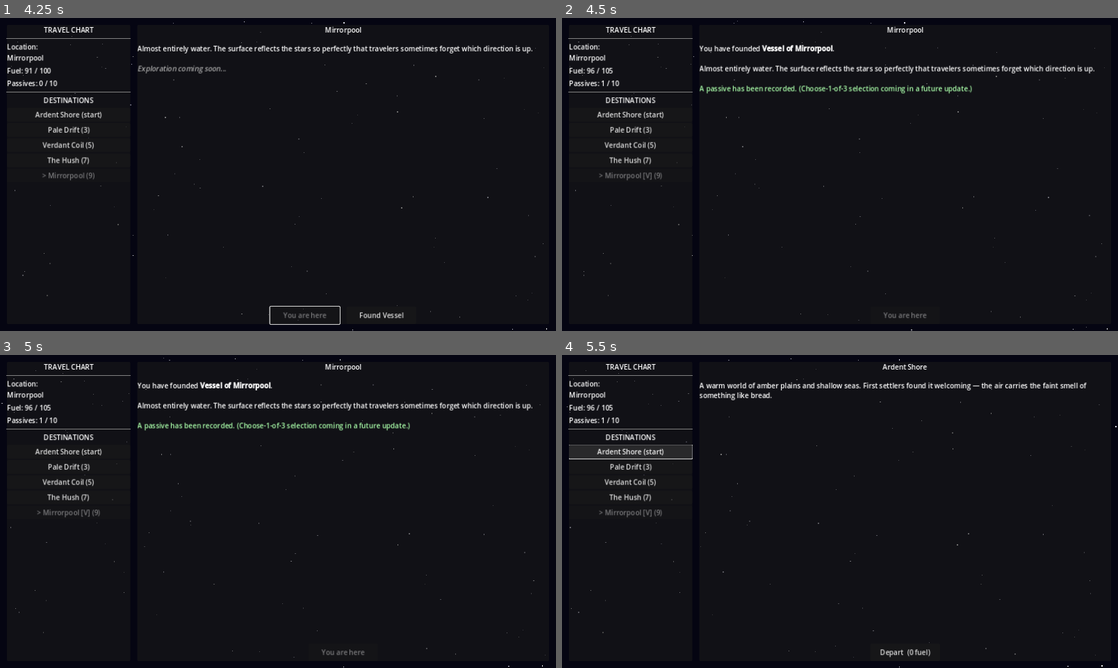
Above: before the commit, frames 1-4 (two rows, left to right).
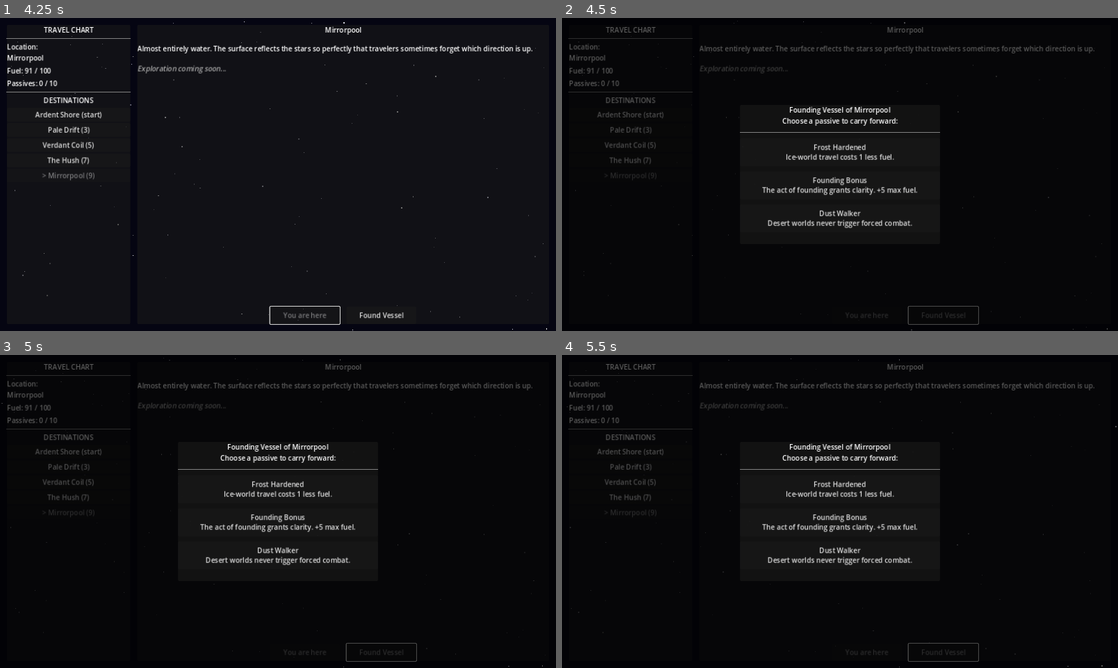
Above: after the commit, the same moments.

Repository: ColdTie/Metanoia-Vessel-2D
Game: Godot game, scene res://scenes/travel/travel_screen.tscn
Two runs of this game, one before a commit and one after it. Both use one fixed random seed, a clock stepped at 60 frames per second and the inputs below.
Inputs:
- Up to frame 1 (4.25 s): click "Pale Drift (3)" at 0.5 s; click "Verdant Coil (5)" at 1.25 s; click "The Hush (7)" at 2 s; click "Mirrorpool (9)" at 2.75 s; click "Depart (9 fuel)" at 3.5 s
- Up to frame 2 (4.5 s): click "Found Vessel" at 4.25 s
- Up to frame 3 (5 s): no input
- Up to frame 4 (5.5 s): click "Ardent Shore (start)" at 5 s

Frame 1 is identical in both runs. In frame 2, 5.7% of the frame differs, in the area x 1-99%, y 0-100%; in frame 3, 5.7%; in frame 4, 5.4%.

Commit message:
feat: choose-1-of-3 passive reward on settling
Replace the hardcoded founding_bonus grant with a real reward flow:
GameState.PASSIVE_POOL (10 entries, 4 new) backs get_passive_draw(),
which excludes already-owned passives; scenes/ui/passive_select.tscn
shows the 3 draws as a modal panel for the player to pick from.

Only founding_bonus's +5 max fuel is mechanically wired so far
(GameState._apply_passive_effect); the rest stay flavor until their
underlying systems (specimens, dialogue, combat) exist.

Co-Authored-By: Claude Sonnet 5 <noreply@anthropic.com>
Claude-Session: https://claude.ai/code/session_016octoZv6VGxTERY1o9LQHK

Diff:
--- /dev/null
+++ b/scenes/ui/passive_select.tscn
@@ -0,0 +1,6 @@
+[gd_scene load_steps=2 format=3 uid="uid://cpassiveselect01"]
+
+[ext_resource type="Script" path="res://scripts/ui/passive_select.gd" id="1_passive"]
+
+[node name="PassiveSelect" type="Control"]
+script = ExtResource("1_passive")
--- a/scripts/autoloads/game_state.gd
+++ b/scripts/autoloads/game_state.gd
@@ -3,6 +3,21 @@
 # Singleton: all mutable game state. Access via GameState.x anywhere.
 
 const MAX_PASSIVES := 10  # Reaching this triggers void unlock check
+
+# Full passive roster. Settling draws 3 at random (excluding already-owned)
+# for the player to choose from. Keep in sync with design/systems.md.
+const PASSIVE_POOL: Array = [
+	{"id": "founding_bonus", "name": "Founding Bonus", "desc": "The act of founding grants clarity. +5 max fuel."},
+	{"id": "root_knowledge", "name": "Root Knowledge", "desc": "Jungle worlds yield extra specimens."},
+	{"id": "echo_listener", "name": "Echo Listener", "desc": "Unlocks extra creature dialogue options."},
+	{"id": "frost_hardened", "name": "Frost Hardened", "desc": "Ice-world travel costs 1 less fuel."},
+	{"id": "tide_reader", "name": "Tide Reader", "desc": "Ocean worlds reveal hidden specimens."},
+	{"id": "dust_walker", "name": "Dust Walker", "desc": "Desert worlds never trigger forced combat."},
+	{"id": "warm_current", "name": "Warm Current", "desc": "Temperate worlds refill 2 extra fuel on arrival."},
+	{"id": "still_hands", "name": "Still Hands", "desc": "Talk outcomes with wary creatures succeed more easily."},
+	{"id": "deep_charting", "name": "Deep Charting", "desc": "Reveals a world's specimens before you land there."},
+	{"id": "quiet_holds", "name": "Quiet Holds", "desc": "Ship decorations cost 10% fewer credits."},
+]
 
 var current_world: String = "Ardent Shore"
 var passives: Array = []          # Array of {id, name, desc, source}
@@ -111,11 +126,35 @@
 	return true
 
 
+func get_passive_draw(count: int = 3) -> Array:
+	var owned_ids: Array = []
+	for p in passives:
+		owned_ids.append(p.get("id", ""))
+	var available: Array = PASSIVE_POOL.filter(
+		func(p): return not owned_ids.has(p["id"])
+	)
+	available.shuffle()
+	var draw: Array = available.slice(0, min(count, available.size()))
+	for i in draw.size():
+		draw[i] = draw[i].duplicate()  # PASSIVE_POOL entries are read-only constants
+	return draw
+
+
 func add_passive(passive: Dictionary) -> void:
 	passives.append(passive)
 	passive_gained.emit(passive)
+	_apply_passive_effect(passive)
 	if passives.size() >= MAX_PASSIVES:
 		_trigger_void_check()
+
+
+func _apply_passive_effect(passive: Dictionary) -> void:
+	# Only mechanically-wired effects live here; the rest are flavor until
+	# their underlying systems (specimens, dialogue, combat) exist.
+	match passive.get("id", ""):
+		"founding_bonus":
+			max_fuel += 5
+			refuel(5)
 
 
 func _trigger_void_check() -> void:
--- a/scripts/travel/travel_screen.gd
+++ b/scripts/travel/travel_screen.gd
@@ -7,6 +7,7 @@
 const STAR_SPEEDS: Array = [12.0, 28.0, 55.0]
 const STAR_COUNTS: Array = [120, 70, 35]
 const STAR_SPAN_W: float = 2560.0   # double viewport width for seamless wrap
+const PASSIVE_SELECT_SCENE := preload("res://scenes/ui/passive_select.tscn")
 
 var _star_layers: Array = []
 var _star_root: Node2D
@@ -20,6 +21,7 @@
 var _world_desc_label: RichTextLabel
 var _depart_button: Button
 var _settle_button: Button
+var _ui_root: Control
 
 var _selected_world_id: String = ""
 
@@ -96,6 +98,7 @@
 	root.name = "UIRoot"
 	root.set_anchors_and_offsets_preset(Control.PRESET_FULL_RECT)
 	canvas.add_child(root)
+	_ui_root = root
 
 	_build_left_panel(root)
 	_build_right_panel(root)
@@ -287,18 +290,31 @@
 	if world.get("settled", false):
 		return
 
+	var choices: Array = GameState.get_passive_draw(3)
+	if choices.is_empty():
+		_finish_settle(world, {})
+		return
+
+	_settle_button.disabled = true
+	var picker = PASSIVE_SELECT_SCENE.instantiate()
+	_ui_root.add_child(picker)
+	picker.setup(choices, "Vessel of " + world["name"])
+	picker.passive_chosen.connect(func(p): _finish_settle(world, p))
+
+
+func _finish_settle(world: Dictionary, passive: Dictionary) -> void:
 	world["settled"] = true
 	world["vessel_name"] = "Vessel of " + world["name"]
 
-	# Grant the founding passive (choose-1-of-3 UI is TODO)
-	GameState.add_passive({
-		"id": "founding_bonus",
-		"name": "Founding Bonus",
-		"desc": "The act of founding grants clarity. +5 max fuel.",
-		"source": world["name"],
-	})
-	GameState.max_fuel += 5
-	GameState.refuel(5)
+	var reward_text: String
+	if not passive.is_empty():
+		passive["source"] = world["name"]
+		GameState.add_passive(passive)
+		reward_text = "\n\n[color=#aaffaa]New passive: [b]%s[/b] — %s[/color]" % [
+			passive.get("name", ""), passive.get("desc", "")
+		]
+	else:
+		reward_text = "\n\n[color=#aaffaa]A passive has been recorded.[/color]"
 
 	_settle_button.visible = false
 	_populate_destinations()
@@ -307,8 +323,7 @@
 	_world_desc_label.text = \
 		"You have founded [b]" + world["vessel_name"] + "[/b].\n\n" \
 		+ world.get("description", "") \
-		+ "\n\n[color=#aaffaa]A passive has been recorded. " \
-		+ "(Choose-1-of-3 selection coming in a future update.)[/color]"
+		+ reward_text
 
 	SaveLoad.save_game()
 
--- /dev/null
+++ b/scripts/ui/passive_select.gd
@@ -0,0 +1,54 @@
+extends Control
+
+# Choose-1-of-3 passive reward panel, shown when founding a Vessel.
+# Instantiate, call setup(choices, vessel_name), then listen for
+# `passive_chosen`. Frees itself once a choice is made.
+
+signal passive_chosen(passive: Dictionary)
+
+var _choices: Array = []
+
+
+func setup(choices: Array, vessel_name: String) -> void:
+	_choices = choices
+	set_anchors_and_offsets_preset(Control.PRESET_FULL_RECT)
+	_build_ui(vessel_name)
+
+
+func _build_ui(vessel_name: String) -> void:
+	var dim := ColorRect.new()
+	dim.set_anchors_and_offsets_preset(Control.PRESET_FULL_RECT)
+	dim.color = Color(0.0, 0.0, 0.0, 0.65)
+	add_child(dim)
+
+	var center := CenterContainer.new()
+	center.set_anchors_and_offsets_preset(Control.PRESET_FULL_RECT)
+	add_child(center)
+
+	var panel := PanelContainer.new()
+	panel.custom_minimum_size = Vector2(460.0, 320.0)
+	center.add_child(panel)
+
+	var vbox := VBoxContainer.new()
+	vbox.add_theme_constant_override("separation", 12)
+	panel.add_child(vbox)
+
+	var title := Label.new()
+	title.text = "Founding " + vessel_name + "\nChoose a passive to carry forward:"
+	title.horizontal_alignment = HORIZONTAL_ALIGNMENT_CENTER
+	title.autowrap_mode = TextServer.AUTOWRAP_WORD_SMART
+	vbox.add_child(title)
+	vbox.add_child(HSeparator.new())
+
+	for choice in _choices:
+		var c: Dictionary = choice
+		var btn := Button.new()
+		btn.text = "%s\n%s" % [c.get("name", ""), c.get("desc", "")]
+		btn.custom_minimum_size = Vector2(0.0, 64.0)
+		btn.pressed.connect(func(): _choose(c))
+		vbox.add_child(btn)
+
+
+func _choose(passive: Dictionary) -> void:
+	passive_chosen.emit(passive)
+	queue_free()
Not shown, changed: design/content-log.md
Not shown, changed: design/systems.md
